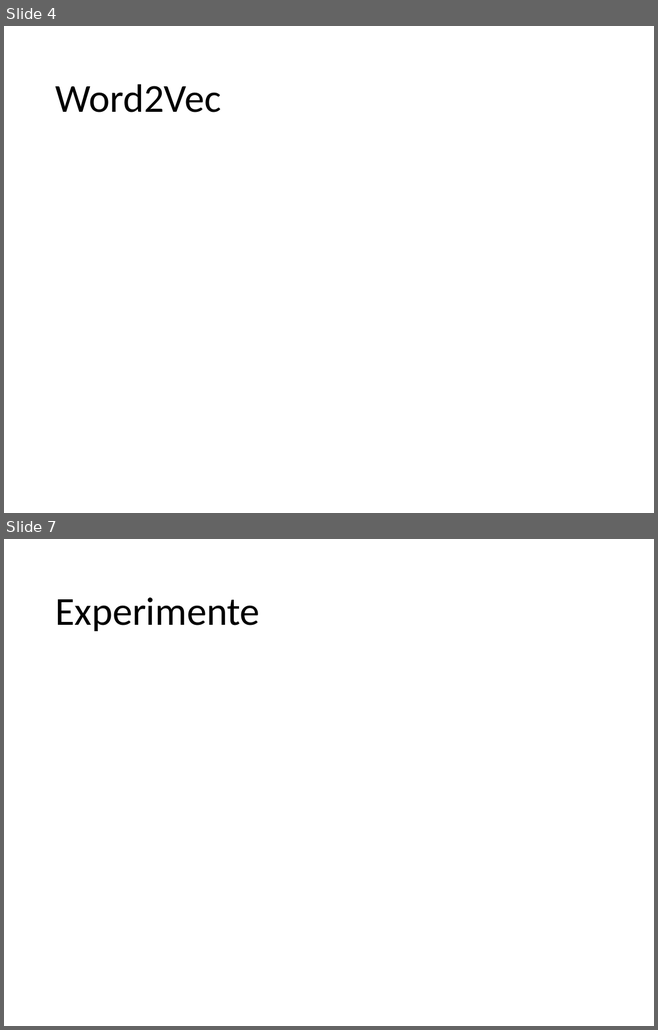
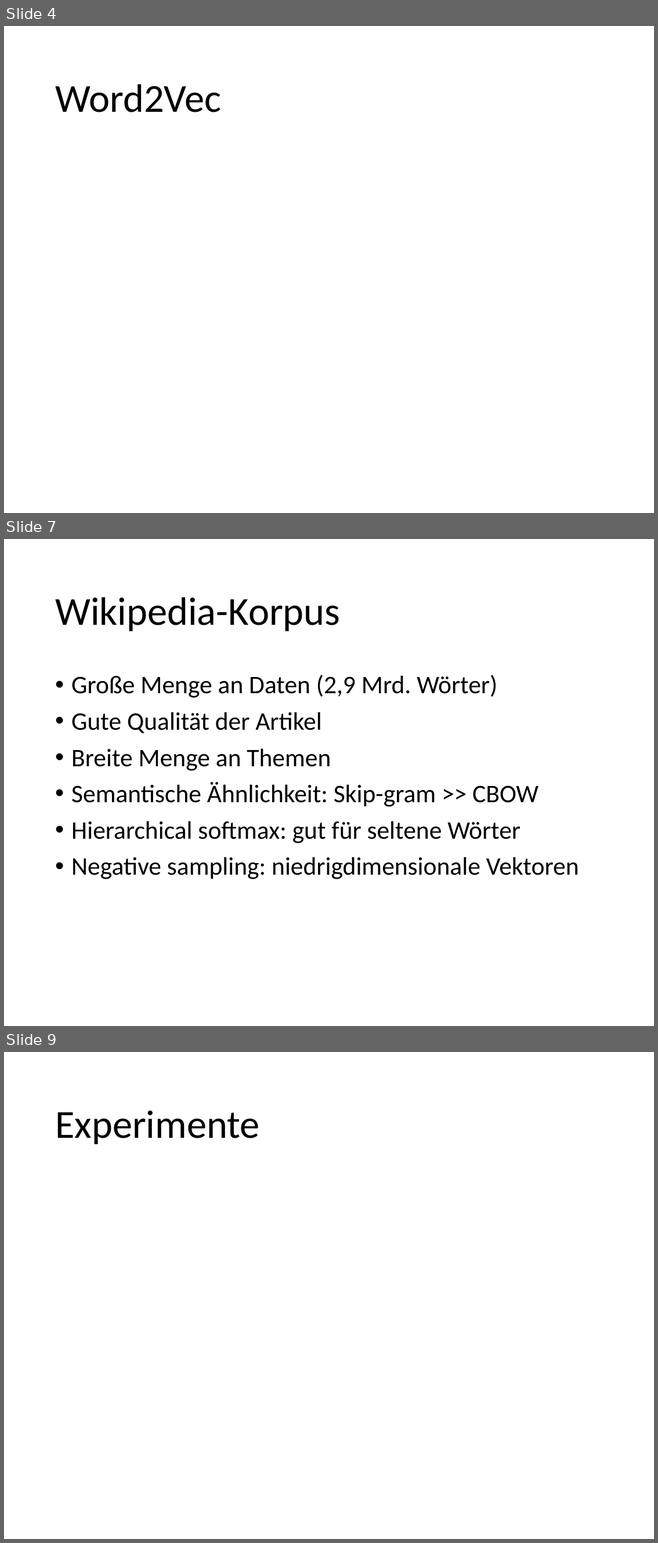
Before and after one commit to imbabaer/SemanticRelations, a slide deck: Präsentation/Semantische Beziehungen.pptx. Shown one above the other, each under a label of ours: slides 4 and 7 before the commit, slides 4, 7 and 9 after it; the slides between them are not shown. The pictures are 658x1030 and 658x1543 pixels, drawn with LibreOffice and Linux fonts; fonts in the diff are those of the drawing. Boxes give left, top, right and bottom in pixels: in the first picture for what was removed or moved away, otherwise in the second. Text is boxed around its words. In the diff, an @@ line names an element or a change of style, - is before the commit and + after.

```diff
--- a/Präsentation/Semantische Beziehungen.pptx
+++ b/Präsentation/Semantische Beziehungen.pptx
@@ slide 7 added at (4,539,654,1026), background #FFFFFF @@
@@ title added at (55,597,340,631), 44 pt, text #000000 @@
+Wikipedia-Korpus
@@ text added at (71,675,579,879), 28 pt, text #000000 @@
+• Große Menge an Daten (2,9 Mrd. Wörter)
+• Gute Qualität der Artikel
+• Breite Menge an Themen
+• Semantische Ähnlichkeit: Skip-gram >> CBOW
+• Hierarchical softmax: gut für seltene Wörter
+• Negative sampling: niedrigdimensionale Vektoren
@@ what was slide 7 is now slide 9 @@
```
Also in this commit, not shown: 3 slides changed, 1 other slide added, 1 other file.
